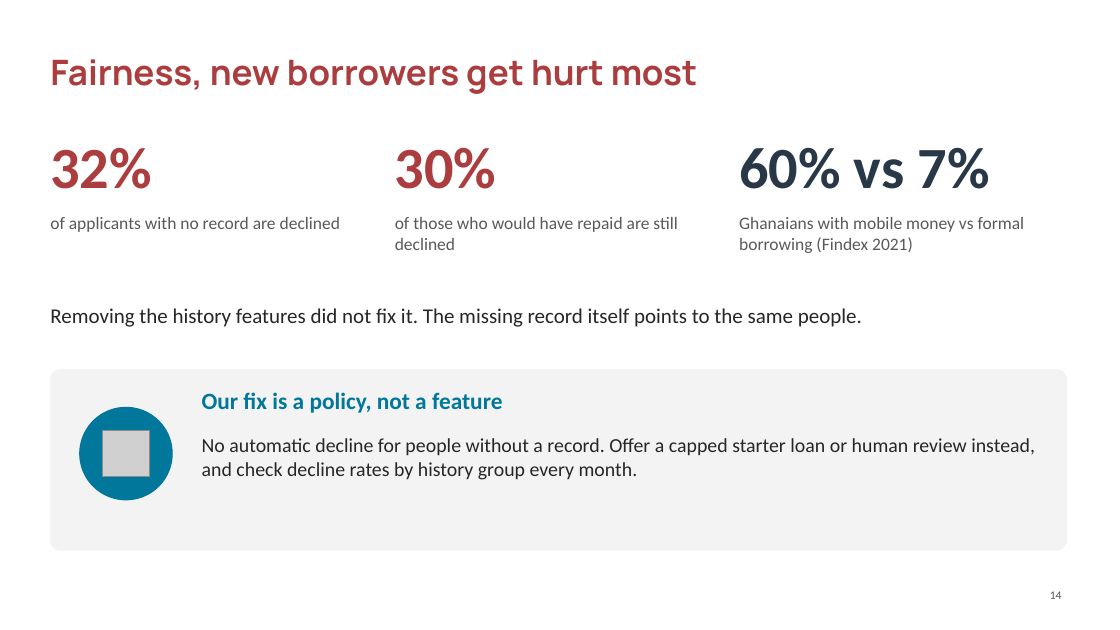
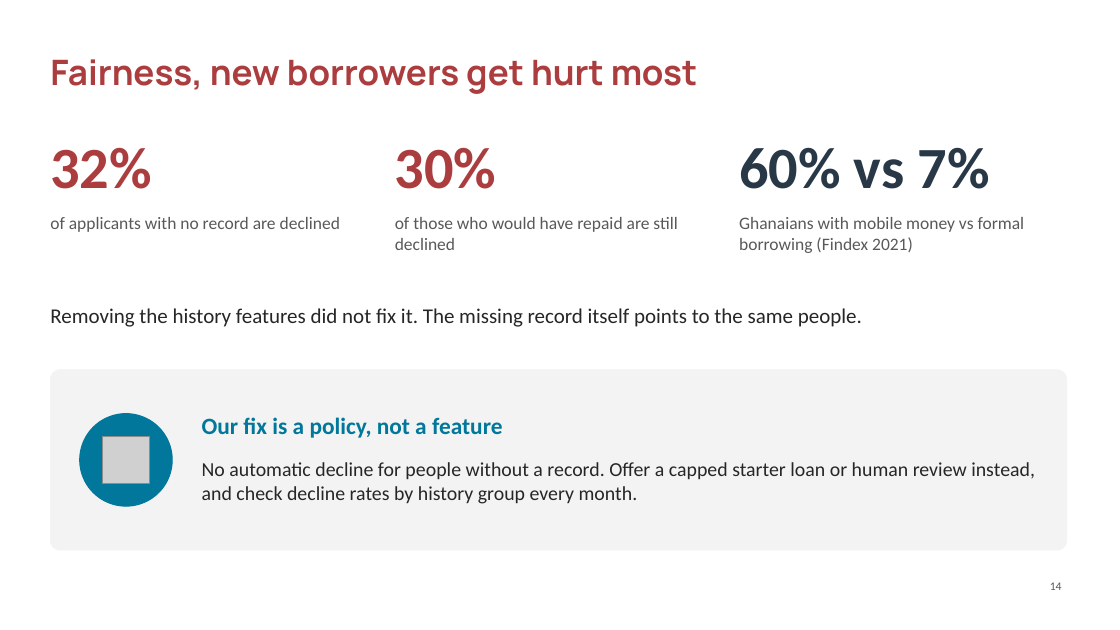
Before and after one commit to ASU-MICS-2028/mle-group-3-prosit-2, a slide deck: slide 14 of slides/NkwaPay_Debrief_Present.pptx. Drawn at 1120x630 pixels with LibreOffice and Linux fonts; fonts in the diff are those of the drawing; grey boxes stand for pictures; background and template pictures are left out. Boxes give left, top, right and bottom in pixels: in the first picture for what was removed or moved away, otherwise in the second. Text is boxed around its words. In the diff, an @@ line names an element or a change of style, - is before the commit and + after.

```diff
--- a/slides/NkwaPay_Debrief_Present.pptx
+++ b/slides/NkwaPay_Debrief_Present.pptx
@@ ellipse: place and size @@
-ellipse at (80, 408, 172, 500)
+ellipse at (80, 413, 172, 506)
@@ text "Our fix is a policy, ...": place and size @@
-text "Our fix is a policy, ..." at (202, 392, 502, 413)
+text "Our fix is a policy, ..." at (202, 417, 502, 438)
@@ picture: place and size @@
-picture at (103, 430, 150, 476)
+picture at (103, 437, 150, 483)
@@ text "No automatic decline for people ...": place and size @@
-text "No automatic decline for people ..." at (202, 438, 1035, 480)
+text "No automatic decline for people ..." at (202, 462, 1035, 504)
@@ page number: place and size @@
-page number at (1050, 591, 1062, 599)
+page number at (1050, 582, 1062, 590)
```
Also in this commit, not shown: 17 other slides changed.
